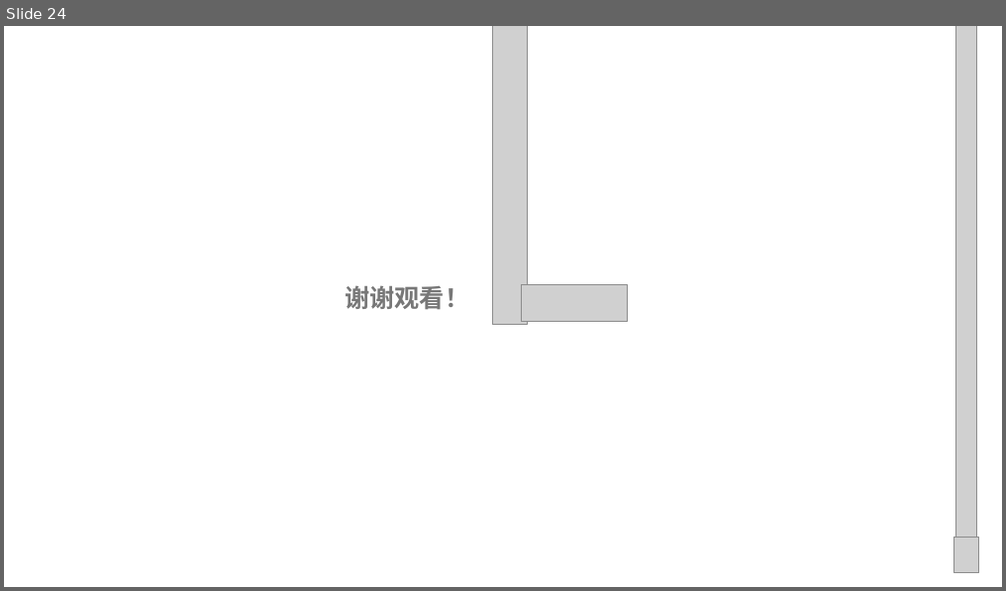
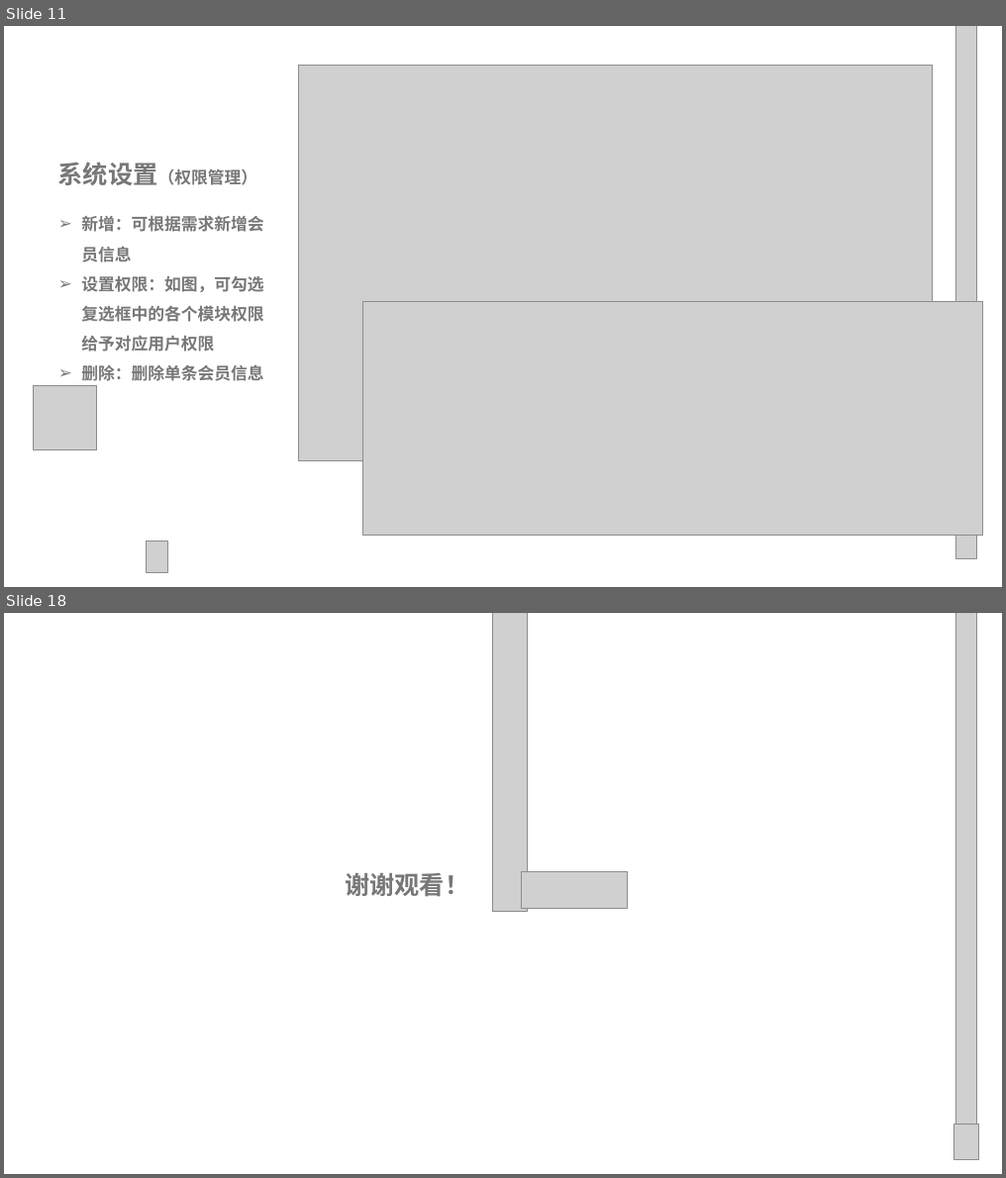
Before and after one commit to Interesting14/Library-management-system, a slide deck: 交付文档(上交到东软)/10.图书信息系统汇报答辩.pptx. Shown one above the other, each under a label of ours: slide 24 before the commit, slides 11 and 18 after it; the slides between them are not shown. The pictures are 1006x591 and 1006x1178 pixels, drawn with LibreOffice and Linux fonts; fonts in the diff are those of the drawing; grey boxes stand for pictures; background and template pictures are left out. Boxes give left, top, right and bottom in pixels: in the first picture for what was removed or moved away, otherwise in the second. Text is boxed around its words. In the diff, an @@ line names an element or a change of style, - is before the commit and + after.

```diff
--- a/交付文档(上交到东软)/10.图书信息系统汇报答辩.pptx
+++ b/交付文档(上交到东软)/10.图书信息系统汇报答辩.pptx
@@ slide 11 added at bbox=[4, 26, 1002, 587], background picture (left out) @@
@@ picture added at bbox=[955, 26, 976, 560] @@
@@ picture added at bbox=[299, 65, 933, 461] @@
@@ text added at bbox=[58, 162, 263, 381], 16 pt, text #777777, bold @@
+系统设置（权限管理）
+➢ 新增：可根据需求新增会员信息
+➢ 设置权限：如图，可勾选复选框中的各个模块权限给予对应用户权限
+➢ 删除：删除单条会员信息
@@ picture added at bbox=[363, 301, 983, 535] @@
@@ picture added at bbox=[33, 386, 97, 451] @@
@@ picture added at bbox=[146, 542, 168, 573] @@
@@ what was slide 24 is now slide 18 @@
```
Also in this commit, not shown: 5 slides changed, 11 other slides added, 18 slides removed.
